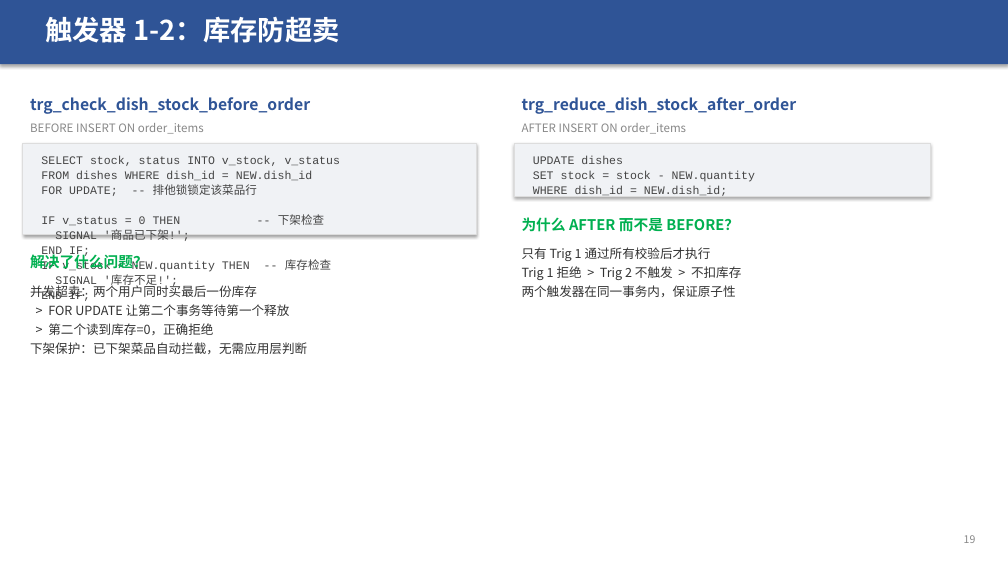
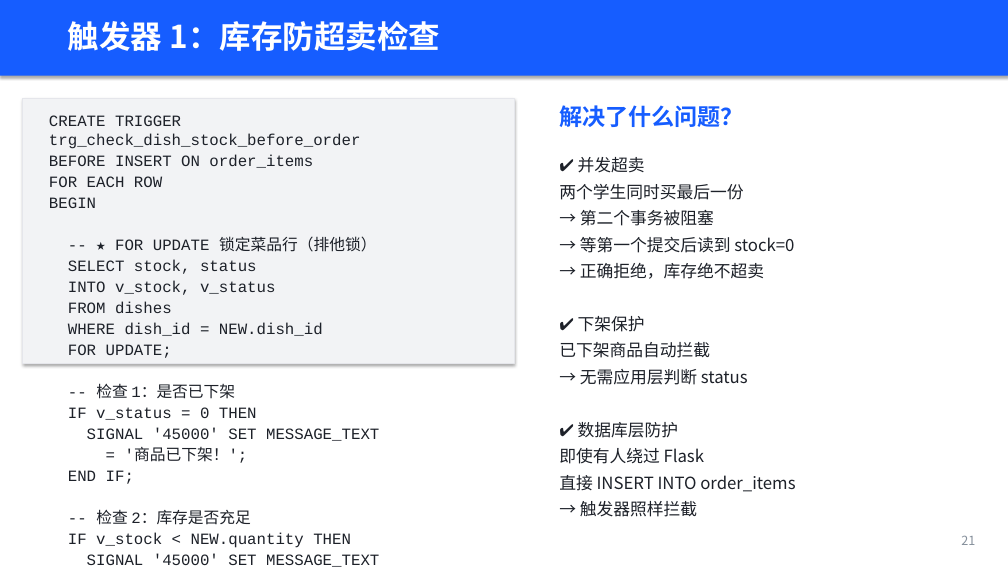
Before and after one commit to sou1maker/database, a slide deck: slide 21 of 校园外卖两段式配送系统_答辩汇报.pptx (slide 19 before the commit). Drawn at 1008x567 pixels with LibreOffice and Linux fonts; fonts in the diff are those of the drawing. Boxes give left, top, right and bottom in pixels: in the first picture for what was removed or moved away, otherwise in the second. Text is boxed around its words. In the diff, an @@ line names an element or a change of style, - is before the commit and + after.

```diff
--- a/校园外卖两段式配送系统_答辩汇报.pptx
+++ b/校园外卖两段式配送系统_答辩汇报.pptx
@@ rectangle resized from (x1=0, y1=0, x2=1008, y2=64) to (x1=0, y1=0, x2=1008, y2=76) @@
@@ rectangle at (x1=0, y1=0, x2=1008, y2=76): fill #2F5496 to #165DFF @@
@@ text at (x1=68, y1=21, x2=441, y2=51): text changed; size 26 to 30 pt @@
-触发器 1-2：库存防超卖
+触发器 1：库存防超卖检查
@@ rectangle resized from (x1=23, y1=144, x2=476, y2=234) to (x1=23, y1=98, x2=514, y2=363) @@
@@ rectangle at (x1=23, y1=98, x2=514, y2=363): fill #F0F2F5 to #F2F3F5; outline #DDDDDD 0.5 pt to #E5E6EB 0.5 pt @@
@@ text removed at (x1=30, y1=97, x2=310, y2=114) @@
-trg_check_dish_stock_before_order
@@ text at (x1=49, y1=115, x2=379, y2=567): paragraph added @@
+END
@@ text "CREATE TRIGGER trg_check_dish_stock_before_order" moved from (x1=41, y1=156, x2=341, y2=303) to (x1=49, y1=115, x2=379, y2=567) @@
@@ text at (x1=49, y1=115, x2=379, y2=463): text changed; size 11 to 15 pt; text colour #444444 to #1D2129 @@
-SELECT stock, status INTO v_stock, v_status
-FROM dishes WHERE dish_id = NEW.dish_id
-FOR UPDATE; -- 排他锁锁定该菜品行
-IF v_status = 0 THEN -- 下架检查
-SIGNAL '商品已下架!';
+CREATE TRIGGER trg_check_dish_stock_before_order
+BEFORE INSERT ON order_items
+FOR EACH ROW
+BEGIN
+-- ★ FOR UPDATE 锁定菜品行（排他锁）
+SELECT stock, status
+INTO v_stock, v_status
+FROM dishes
+WHERE dish_id = NEW.dish_id
+FOR UPDATE;
+-- 检查 1：是否已下架
+IF v_status = 0 THEN
+SIGNAL '45000' SET MESSAGE_TEXT
+= '商品已下架！';
@@ text removed at (x1=522, y1=97, x2=797, y2=114) @@
-trg_reduce_dish_stock_after_order
@@ text "解决了什么问题？" moved from (x1=30, y1=253, x2=148, y2=270) to (x1=559, y1=105, x2=743, y2=127) @@
@@ text "解决了什么问题？" at (x1=559, y1=105, x2=743, y2=127): size 14 to 22 pt, text colour #00B050 to #165DFF; more space between paragraphs @@
@@ text removed at (x1=30, y1=123, x2=204, y2=134) @@
-BEFORE INSERT ON order_items
@@ rectangle removed at (x1=514, y1=144, x2=930, y2=197) @@
@@ text removed at (x1=522, y1=123, x2=686, y2=134) @@
-AFTER INSERT ON order_items
@@ text removed at (x1=533, y1=156, x2=755, y2=198) @@
-UPDATE dishes
-SET stock = stock - NEW.quantity
-WHERE dish_id = NEW.dish_id;
@@ text at (x1=559, y1=157, x2=795, y2=517): text changed; size 12 to 16 pt; text colour #333333 to #1D2129 @@
-并发超卖：两个用户同时买最后一份库存
-> FOR UPDATE 让第二个事务等待第一个释放
-> 第二个读到库存=0，正确拒绝
-下架保护：已下架菜品自动拦截，无需应用层判断
+✔ 并发超卖
+两个学生同时买最后一份
+→ 第二个事务被阻塞
+→ 等第一个提交后读到 stock=0
+→ 正确拒绝，库存绝不超卖
+✔ 下架保护
+已下架商品自动拦截
+→ 无需应用层判断 status
+✔ 数据库层防护
+即使有人绕过 Flask
+直接 INSERT INTO order_items
+→ 触发器照样拦截
@@ text removed at (x1=522, y1=217, x2=739, y2=232) @@
-为什么 AFTER 而不是 BEFORE？
@@ text removed at (x1=522, y1=247, x2=741, y2=297) @@
-只有 Trig 1 通过所有校验后才执行
-Trig 1 拒绝 > Trig 2 不触发 > 不扣库存
-两个触发器在同一事务内，保证原子性
@@ text at (x1=68, y1=470, x2=134, y2=484): size 11 to 15 pt, text colour #444444 to #1D2129 in "END IF;", "END IF;"; more space between paragraphs @@
@@ text at (x1=68, y1=509, x2=379, y2=567): text changed; size 11 to 15 pt; text colour #444444 to #1D2129 @@
-IF v_stock < NEW.quantity THEN -- 库存检查
-SIGNAL '库存不足!';
+-- 检查 2：库存是否充足
+IF v_stock < NEW.quantity THEN
+SIGNAL '45000' SET MESSAGE_TEXT
+= '库存不足！';
@@ text added at (x1=961, y1=535, x2=975, y2=545), 12 pt, text #86909C @@
+21
@@ text removed at (x1=964, y1=535, x2=976, y2=543) @@
-19
```
Also in this commit, not shown: 32 other slides changed, 14 slides added, 9 slides removed, 1 other file.
